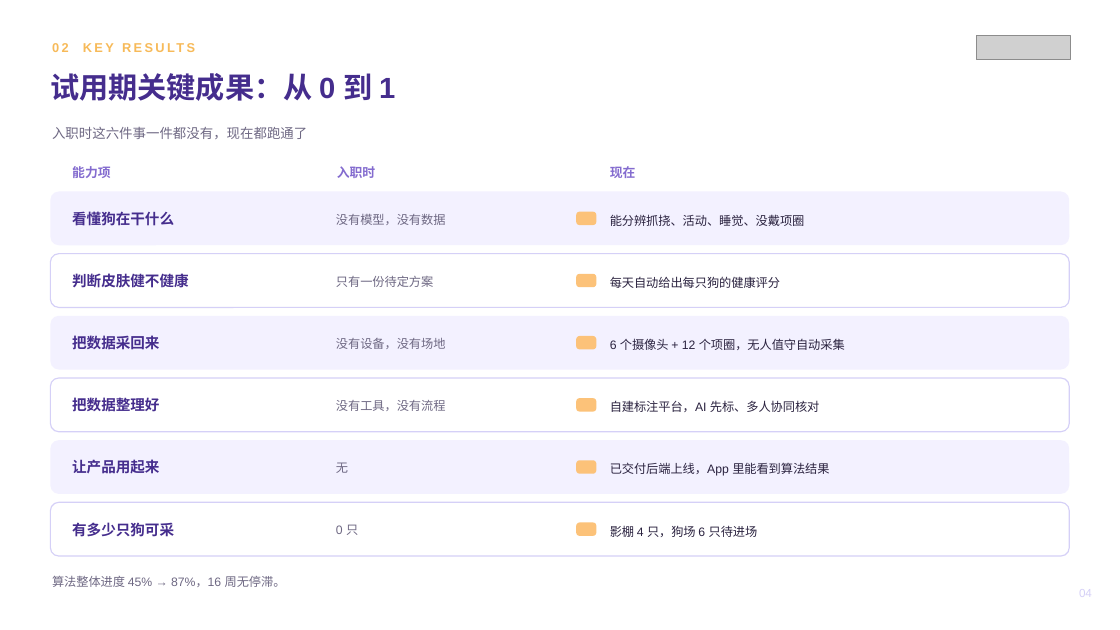
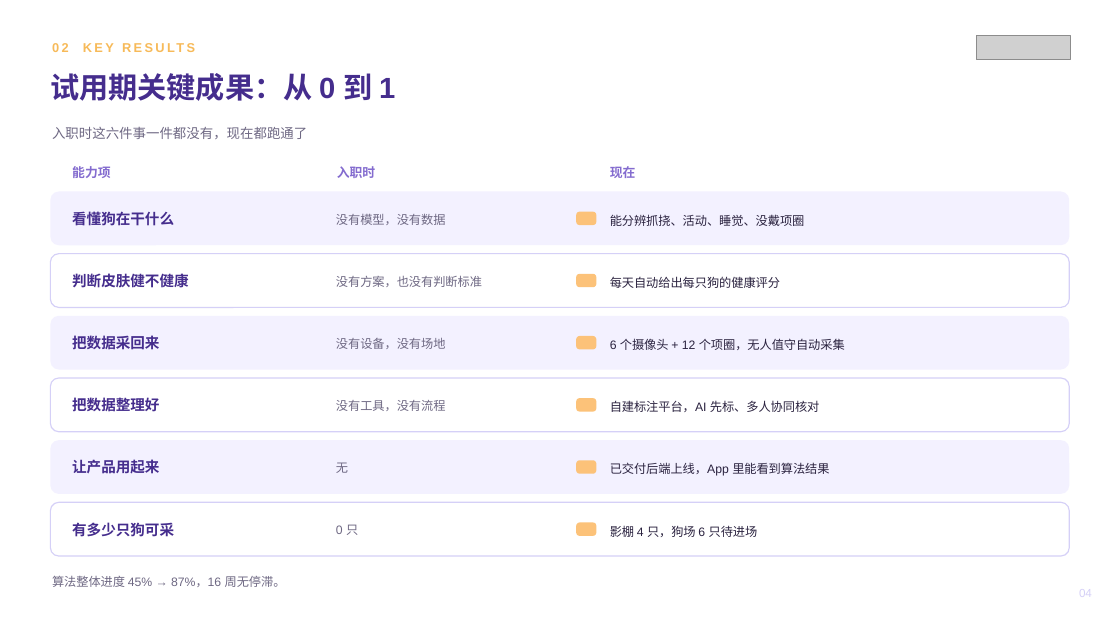
Before and after one commit to zhuyetuo/workplace_soft_skills, a slide deck: slide 4 of 转正述职/转正述职报告-Toky.pptx. Drawn at 1120x630 pixels with LibreOffice and Linux fonts; fonts in the diff are those of the drawing; grey boxes stand for pictures. Boxes give left, top, right and bottom in pixels: in the first picture for what was removed or moved away, otherwise in the second. Text is boxed around its words. In the diff, an @@ line names an element or a change of style, - is before the commit and + after.

```diff
--- a/转正述职/转正述职报告-Toky.pptx
+++ b/转正述职/转正述职报告-Toky.pptx
@@ text at [336, 276, 482, 287]: text changed @@
-只有一份待定方案
+没有方案，也没有判断标准
```
Also in this commit, not shown: 1 other file.
